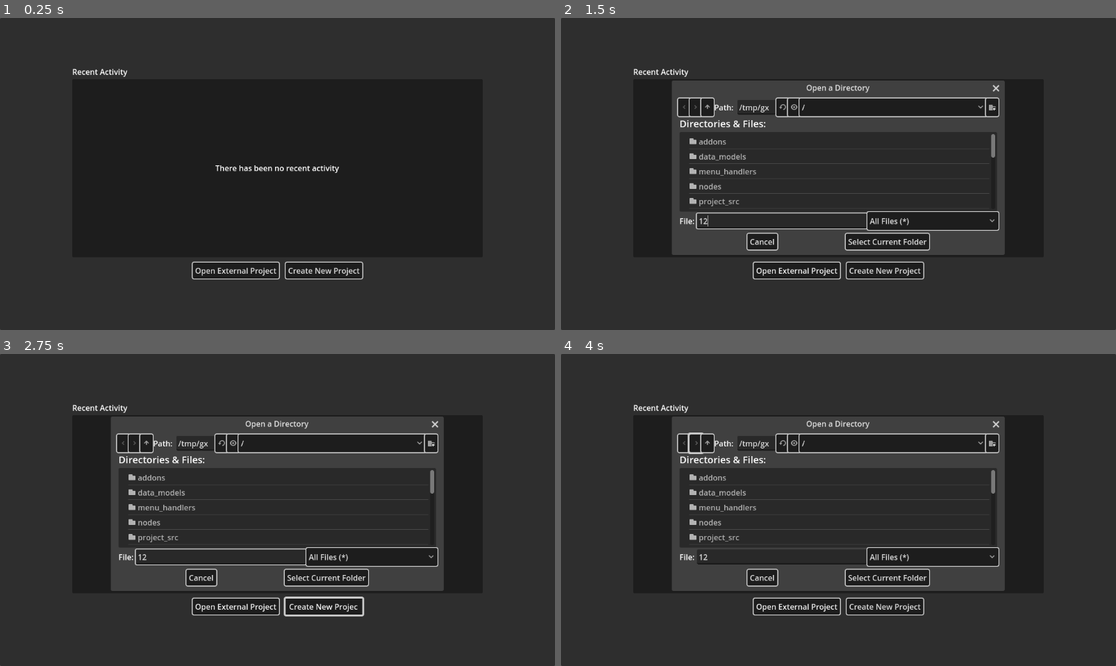
Above: before the commit, frames 1-4 (two rows, left to right).
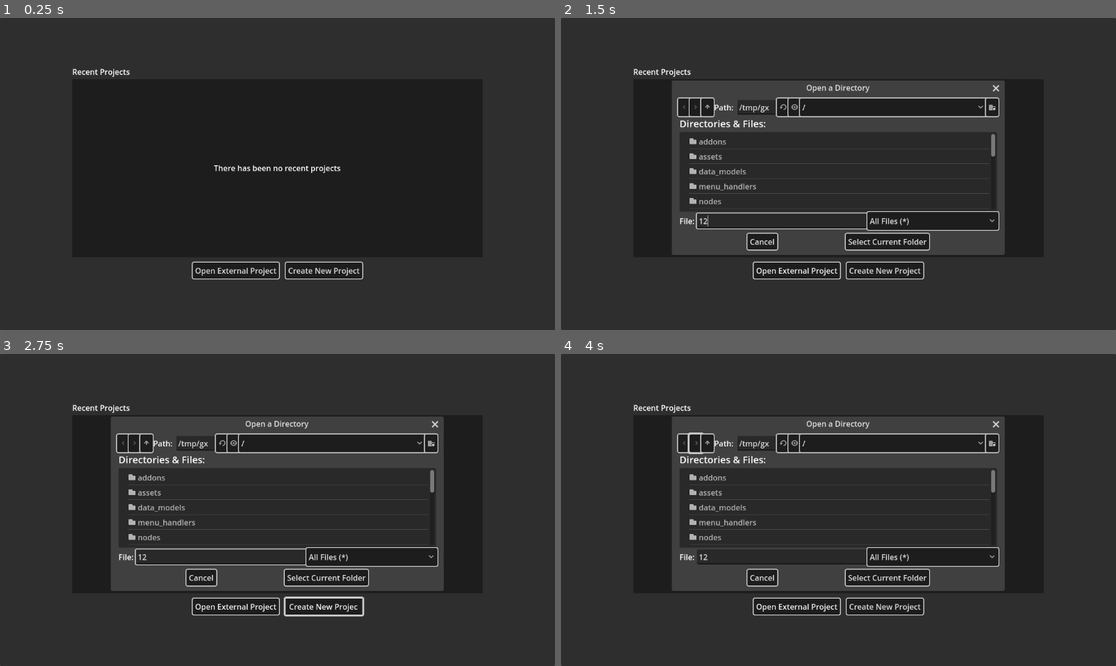
Above: after the commit, the same moments.

Repository: Ji-Xpress/ji-xpress
Game: Godot game, scene res://launcher.tscn
Same seed, same stepped clock (60 frames per second), same inputs: the game is played once before the commit and once after it.
Inputs (mouse positions are in pixels of both pictures, inside the frame that each line leads up to):
- Up to frame 1 (0.25 s): no input
- Up to frame 2 (1.5 s): click "Open External Project" at 0.5 s; click (783, 220) at 1.27 s; type "12" at 1.35 s
- Up to frame 3 (2.75 s): click "Create New Project" at 2 s
- Up to frame 4 (4 s): click "Create New Project" at 2.75 s; click (694, 444) at 3.5 s

The runs differ from the first frame. In frame 1, 0.4% of the frame differs, in the area x 17-62%, y 16-50%; in frame 2, 0.5%, in the area x 17-79%, y 16-61%; in frame 3, 0.5%; in frame 4, 0.5%.

Commit message:
Implement Launcher Recent Projects List

Diff:
--- a/data_models/recent_projects.gd
+++ b/data_models/recent_projects.gd
@@ -2,11 +2,21 @@
 class_name RecentProjects
 
 # Constants
-const prop_recent_project_list: String = "recent_project_list"
+const prop_hash: String = "hash"
+const prop_path: String = "path"
+const prop_time: String = "time"
 
 
 ## Return the dict template
 static func model_template():
 	return {
-		prop_recent_project_list: []
 	}
+
+
+## Generates metadata for a single entry
+static func generate_entry_metadata(path: String):
+	return {
+		prop_hash: path.hash(),
+		prop_path: path,
+		prop_time: Time.get_date_string_from_system()
+	}
--- a/launcher.gd
+++ b/launcher.gd
@@ -7,23 +7,23 @@
 @onready var no_activity_label: Label = $PanelContainer/MarginContainer/VBoxContainer/ActivityList/NoRecentActivity
 @onready var activity_list: ItemList = $PanelContainer/MarginContainer/VBoxContainer/ActivityList/ActivityList
 @onready var dialogs: Control = $Dialogs
+@onready var activity_list_double_click_timer: Timer = $PanelContainer/MarginContainer/VBoxContainer/ActivityList/ActivityListDoubleClickTimer
 
 # Checks on the file dialog result status
 var file_dialog_result: FileDialogResult = FileDialogResult.None
 var current_selected_dir_name: String = ""
 var current_selected_dir_path: String = ""
 
+# Keeps track of all files
+var all_current_files: Dictionary = {}
+
+# When a file operation on the file dialog is completed
 signal file_dialog_result_triggered
 
 
 # Called when the node enters the scene tree for the first time.
 func _ready():
-	pass
-
-
-# Item on the project List has been clicked
-func _on_project_list_item_clicked(index, at_position, mouse_button_index):
-	pass # Replace with function body.
+	load_recent_projects()
 
 
 # Reset status flags for file dialogs
@@ -31,6 +31,77 @@
 	file_dialog_result = FileDialogResult.None
 	current_selected_dir_name = ""
 	current_selected_dir_path = ""
+
+
+# Load recent projects
+func load_recent_projects():
+	if FileAccess.file_exists(Constants.recent_projects_file_name):
+		var recent_projects_file = FileAccess.open(Constants.recent_projects_file_name, FileAccess.READ)
+
+		if recent_projects_file == null:
+			return false
+
+		# Get the JSON and process it from the file
+		var all_files: String = recent_projects_file.get_as_text()
+		recent_projects_file.close()
+
+		var all_files_dict = JSON.parse_string(all_files)
+
+		if all_files_dict == null:
+			return false
+
+		# Assign to class variable
+		all_current_files = all_files_dict
+
+		var num_items: int = 0
+
+		for current_file_key in all_current_files:
+			var item = all_current_files[current_file_key]
+			activity_list.add_item(item[RecentProjects.prop_path])
+			num_items += 1
+
+		# Do not show the no activity label if projects exist
+		if num_items > 0:
+			no_activity_label.visible = false
+
+	return false
+
+
+## Save the current recent projects dict to file
+func save_recent_projects_to_file():
+	var recent_projects_file = FileAccess.open(Constants.recent_projects_file_name, FileAccess.WRITE)
+
+	if recent_projects_file == null:
+		return false
+
+	var all_files_str: String = JSON.stringify(all_current_files)
+	recent_projects_file.store_string(all_files_str)
+
+	recent_projects_file.close()
+
+
+## Save recent project to current dictionary
+func save_recent_project_to_dict(path: String):
+	var metadata_entry: Dictionary = RecentProjects.generate_entry_metadata(path)
+
+	if not all_current_files.has(metadata_entry[RecentProjects.prop_hash]):
+		all_current_files[metadata_entry[RecentProjects.prop_hash]] = {
+			RecentProjects.prop_path: path,
+			RecentProjects.prop_time: metadata_entry[RecentProjects.prop_time]
+		}
+	else:
+		all_current_files[metadata_entry[RecentProjects.prop_hash]][RecentProjects.prop_time] = metadata_entry[RecentProjects.prop_time]
+
+
+# Item on the project List has been clicked
+func _on_project_list_item_clicked(index, at_position, mouse_button_index):
+	if not activity_list_double_click_timer.is_stopped():
+		var path: String = activity_list.get_item_text(index)
+
+		if ProjectManager.open_project(path):
+			get_tree().change_scene_to_file("res://main_ui.tscn")
+	else:
+		activity_list_double_click_timer.start()
 
 
 # Open External Project Button clicked
@@ -46,6 +117,8 @@
 	# Attempt to load the project
 	if file_dialog_result == FileDialogResult.Success:
 		if ProjectManager.open_project(current_selected_dir_path):
+			save_recent_project_to_dict(current_selected_dir_path)
+			save_recent_projects_to_file()
 			get_tree().change_scene_to_file("res://main_ui.tscn")
 		else:
 			dialogs.show_accept_dialog("The folder does not contain a valid project")
@@ -64,6 +137,8 @@
 
 	if file_dialog_result == FileDialogResult.Success:
 		if ProjectManager.create_new_project(current_selected_dir_path):
+			save_recent_project_to_dict(current_selected_dir_path)
+			save_recent_projects_to_file()
 			get_tree().change_scene_to_file("res://main_ui.tscn")
 		else:
 			dialogs.show_accept_dialog("There was a problem creating the project")
--- a/launcher.tscn
+++ b/launcher.tscn
@@ -1,8 +1,9 @@
-[gd_scene load_steps=4 format=3 uid="uid://bwqsoxuan5702"]
+[gd_scene load_steps=5 format=3 uid="uid://bwqsoxuan5702"]
 
 [ext_resource type="Theme" uid="uid://bpuu0k8y00f6d" path="res://themes/launcher_theme.tres" id="1_abyt1"]
 [ext_resource type="Script" path="res://launcher.gd" id="1_lw4sm"]
 [ext_resource type="PackedScene" uid="uid://ca1nmslw6vqvx" path="res://nodes/dialogs.tscn" id="2_ktfgy"]
+[ext_resource type="FontFile" uid="uid://8flxsv3oaan4" path="res://assets/fonts/RobotoMono-VariableFont_wght.ttf" id="4_y4rtg"]
 
 [node name="Launcher" type="Control"]
 layout_mode = 3
@@ -38,7 +39,7 @@
 [node name="Label" type="Label" parent="PanelContainer/MarginContainer/VBoxContainer"]
 layout_mode = 2
 size_flags_vertical = 0
-text = "Recent Activity"
+text = "Recent Projects"
 
 [node name="ActivityList" type="Control" parent="PanelContainer/MarginContainer/VBoxContainer"]
 layout_mode = 2
@@ -61,6 +62,8 @@
 grow_horizontal = 2
 grow_vertical = 2
 size_flags_vertical = 3
+theme_override_fonts/font = ExtResource("4_y4rtg")
+theme_override_font_sizes/font_size = 14
 
 [node name="NoRecentActivity" type="Label" parent="PanelContainer/MarginContainer/VBoxContainer/ActivityList"]
 layout_mode = 1
@@ -69,9 +72,13 @@
 anchor_bottom = 1.0
 grow_horizontal = 2
 grow_vertical = 2
-text = "There has been no recent activity"
+text = "There has been no recent projects"
 horizontal_alignment = 1
 vertical_alignment = 1
+
+[node name="ActivityListDoubleClickTimer" type="Timer" parent="PanelContainer/MarginContainer/VBoxContainer/ActivityList"]
+wait_time = 0.5
+one_shot = true
 
 [node name="MarginContainer" type="MarginContainer" parent="PanelContainer/MarginContainer/VBoxContainer"]
 layout_mode = 2
--- a/project_src/constants.gd
+++ b/project_src/constants.gd
@@ -10,6 +10,8 @@
 const project_file_name: String = "project.prj"
 ## Used to keep track of extensions
 const extensions_folder: String = "extensions"
+## Data store for recent projects
+const recent_projects_file_name: String = "user://recent_projects.dat"
 
 # Collection of project directories
 const project_directories: Array[String] = [
Binary file added: assets/fonts/RobotoMono-VariableFont_wght.ttf
Not shown, added: assets/fonts/RobotoMono-VariableFont_wght.ttf.import
